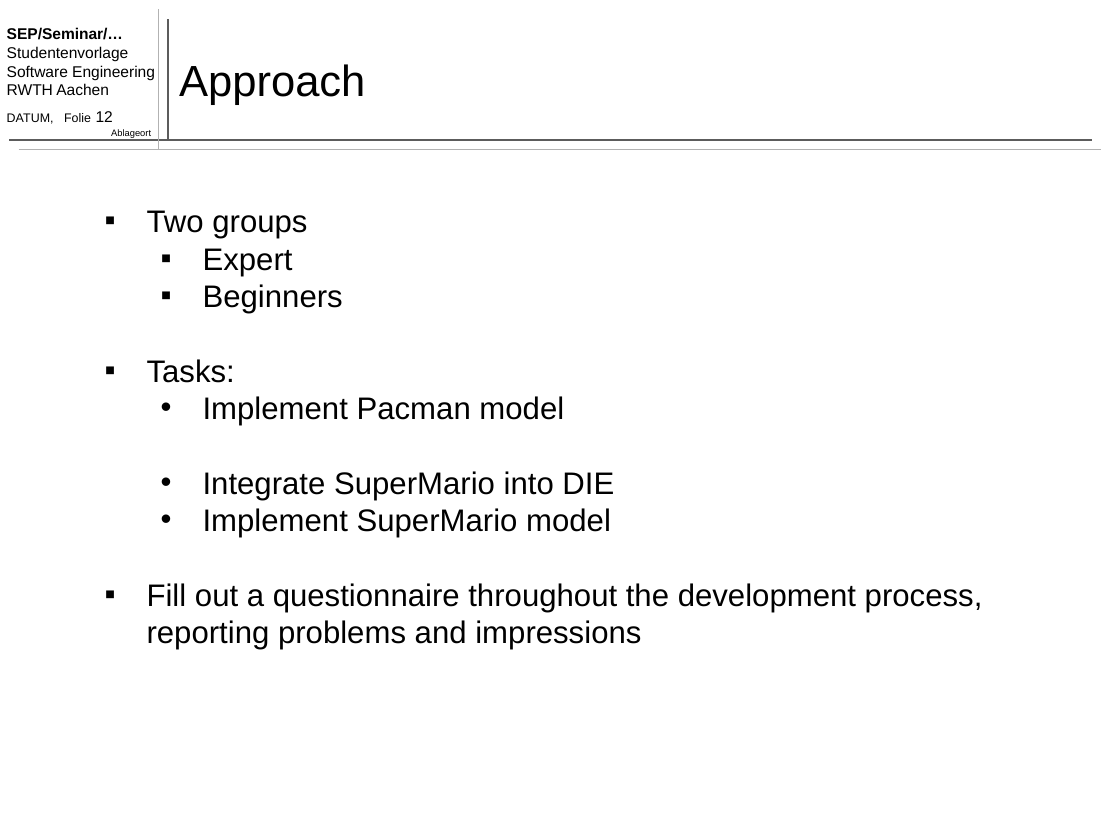
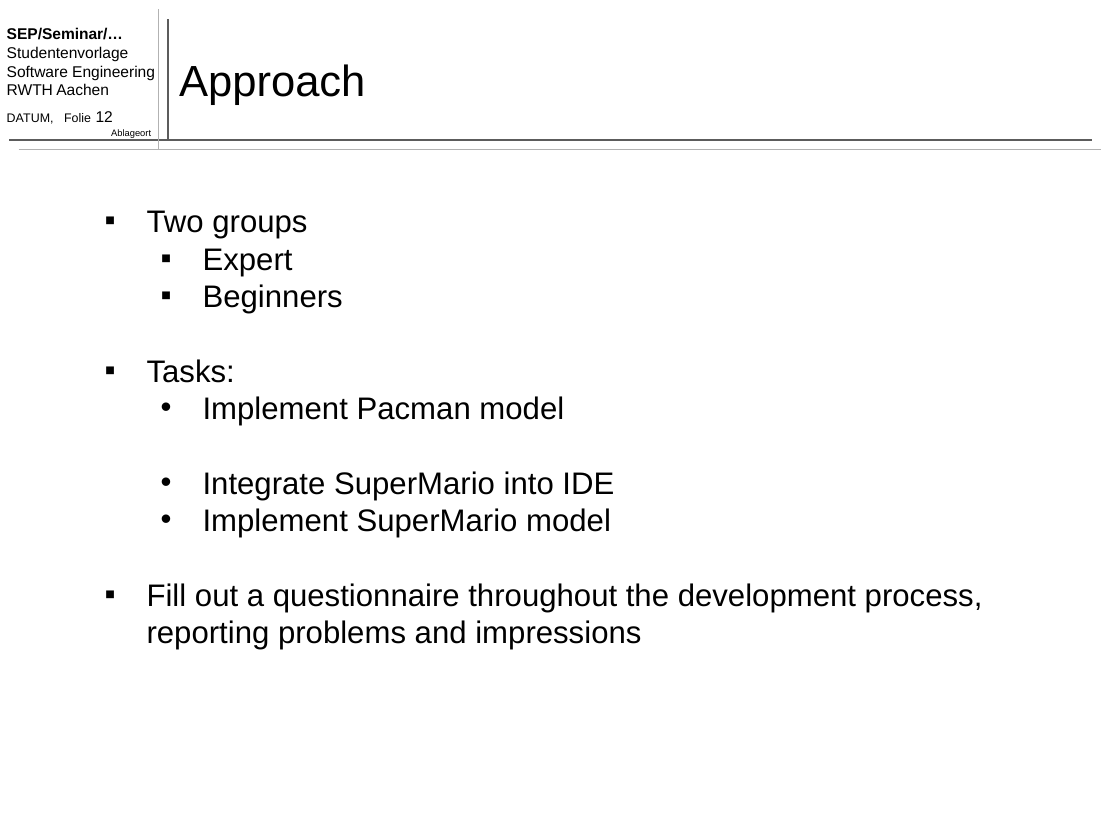
Before and after one commit to MontiCore/EmbeddedMontiArc, a slide deck: slide 12 of paper/presentation/Haller.Heithoff.Sezer_Slides_First-Draft.pptx. Drawn at 1120x840 pixels with LibreOffice and Linux fonts; fonts in the diff are those of the drawing. Boxes give left, top, right and bottom in pixels: in the first picture for what was removed or moved away, otherwise in the second. Text is boxed around its words. In the diff, an @@ line names an element or a change of style, - is before the commit and + after.

Commit message:
minor changes to presentation (typos)

```diff
--- a/paper/presentation/Haller.Heithoff.Sezer_Slides_First-Draft.pptx
+++ b/paper/presentation/Haller.Heithoff.Sezer_Slides_First-Draft.pptx
@@ text at <box>203,471,614,500</box>: text changed @@
-  • Integrate SuperMario into DIE
+  • Integrate SuperMario into IDE
```
